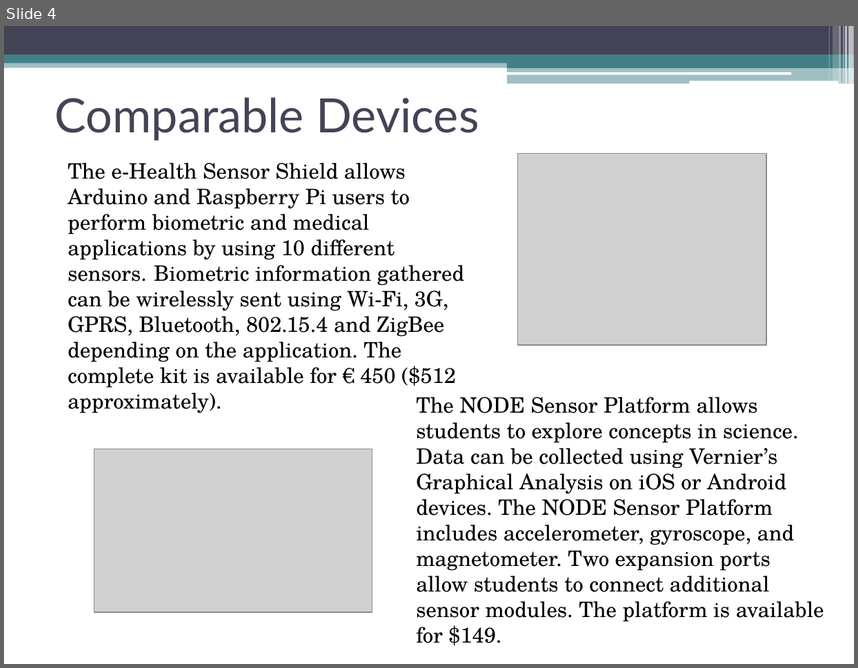
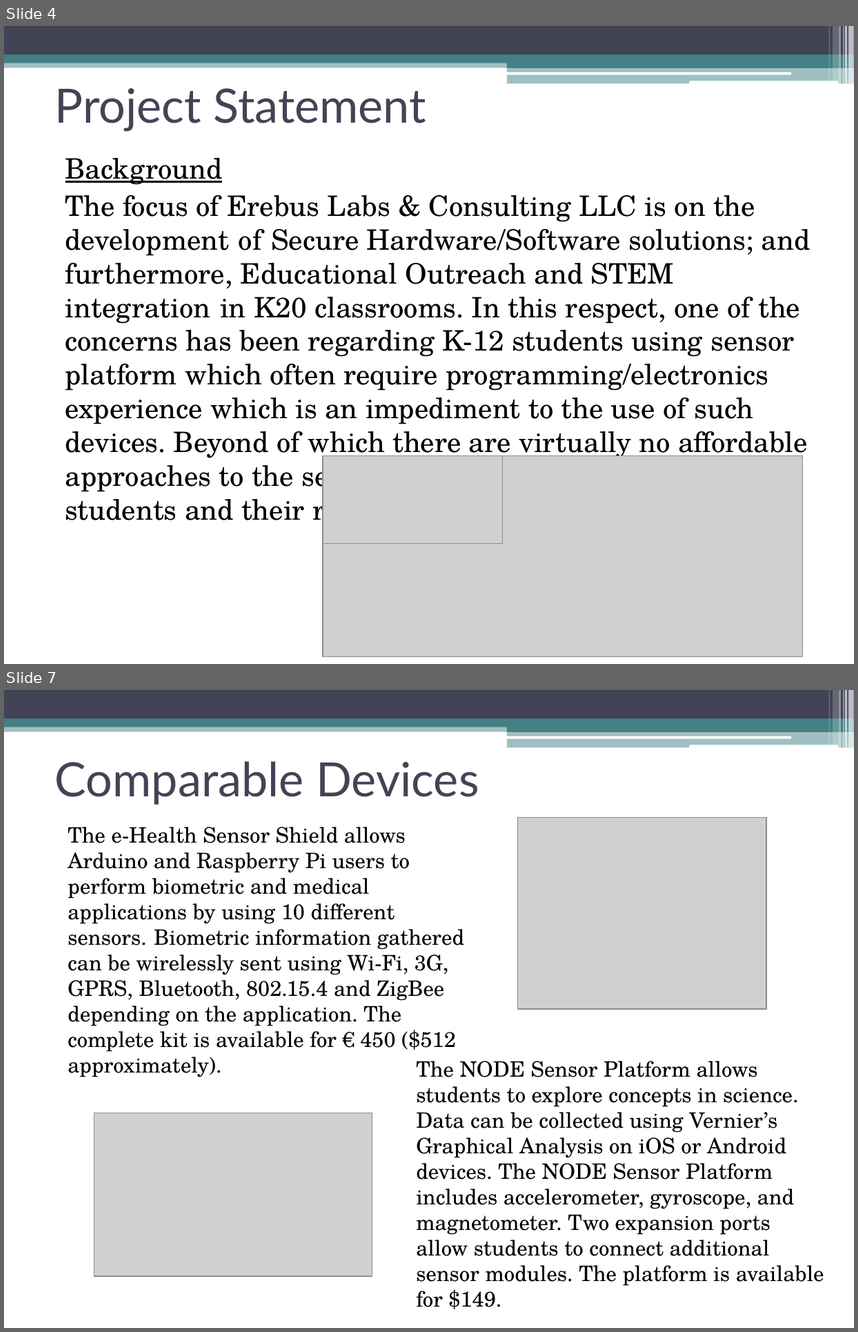
Before and after one commit to erebus-labs/sense_platform, a slide deck: Project Flow Documents/Project Documents/Powerpoint.pptx. Shown one above the other, each under a label of ours: slide 4 before the commit, slides 4 and 7 after it; the slides between them are not shown. The pictures are 858x668 and 858x1332 pixels, drawn with LibreOffice and Linux fonts; fonts in the diff are those of the drawing; grey boxes stand for pictures. Boxes give left, top, right and bottom in pixels: in the first picture for what was removed or moved away, otherwise in the second. Text is boxed around its words. In the diff, an @@ line names an element or a change of style, - is before the commit and + after.

```diff
--- a/Project Flow Documents/Project Documents/Powerpoint.pptx
+++ b/Project Flow Documents/Project Documents/Powerpoint.pptx
@@ slide 4 added at [4,26,854,664], background #FFFFFF; not listed: 13 template elements that a slide beside it also shows @@
@@ title added at [55,88,427,132], 40 pt, text #424456 @@
+Project Statement
@@ text added at [65,158,811,528], 23.8 pt, text #000000 @@
+Background
+The focus of Erebus Labs & Consulting LLC is on the development of Secure Hardware/Software solutions; and furthermore, Educational Outreach and STEM integration in K20 classrooms. In this respect, one of the concerns has been regarding K-12 students using sensor platform which often require programming/electronics experience which is an impediment to the use of such devices. Beyond of which there are virtually no affordable approaches to the sensor designs available for K12 students and their respective classroom budgets.
@@ picture added at [323,455,803,656] @@
@@ picture added at [323,455,502,543] @@
@@ what was slide 4 is now slide 7 @@
```
Also in this commit, not shown: 3 slides changed, 12 other slides added, 5 slides removed, 3 other files.
